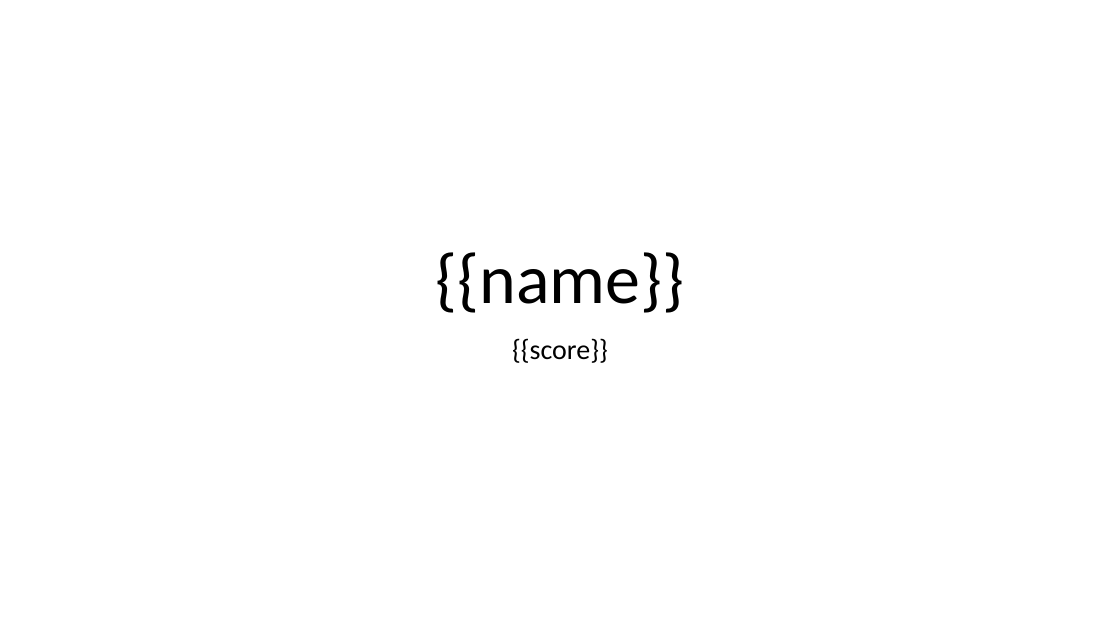
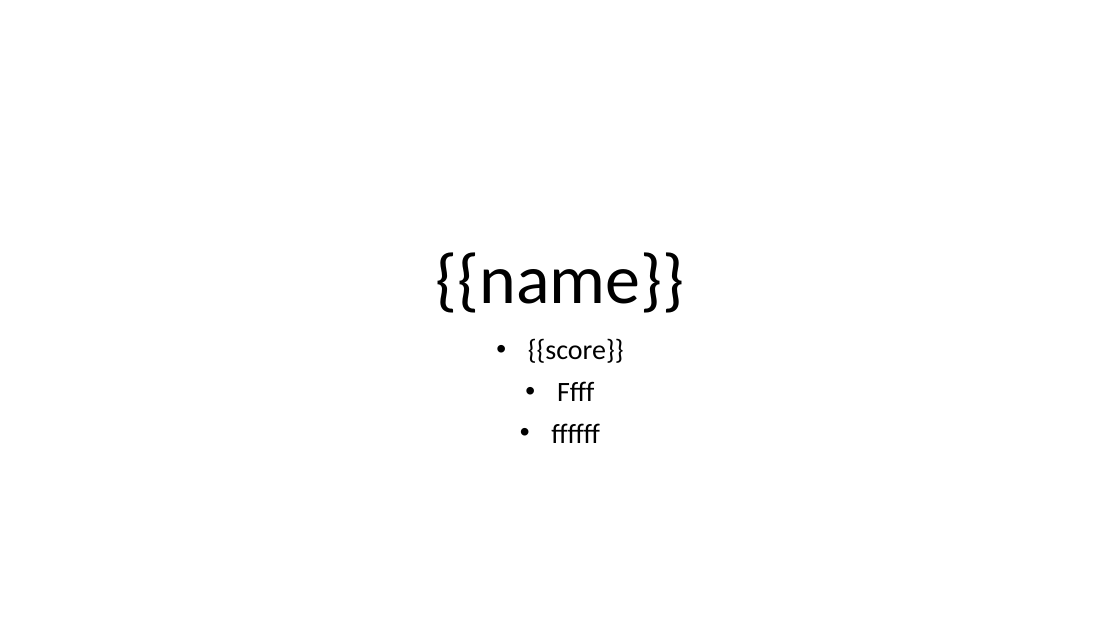
Before and after one commit to meshkovaalisa/Generator_PDF, a slide deck: slide 1 of processing_files/testfile.pptx. Drawn at 1120x630 pixels with LibreOffice and Linux fonts; fonts in the diff are those of the drawing. Boxes give left, top, right and bottom in pixels: in the first picture for what was removed or moved away, otherwise in the second. Text is boxed around its words. In the diff, an @@ line names an element or a change of style, - is before the commit and + after.

```diff
--- a/processing_files/testfile.pptx
+++ b/processing_files/testfile.pptx
@@ subtitle at box(528, 338, 624, 363): bullet none to • @@
@@ subtitle at box(551, 381, 599, 443): paragraphs added @@
+• Ffff
+• ffffff
```
Also in this commit, not shown: 4 other files.
